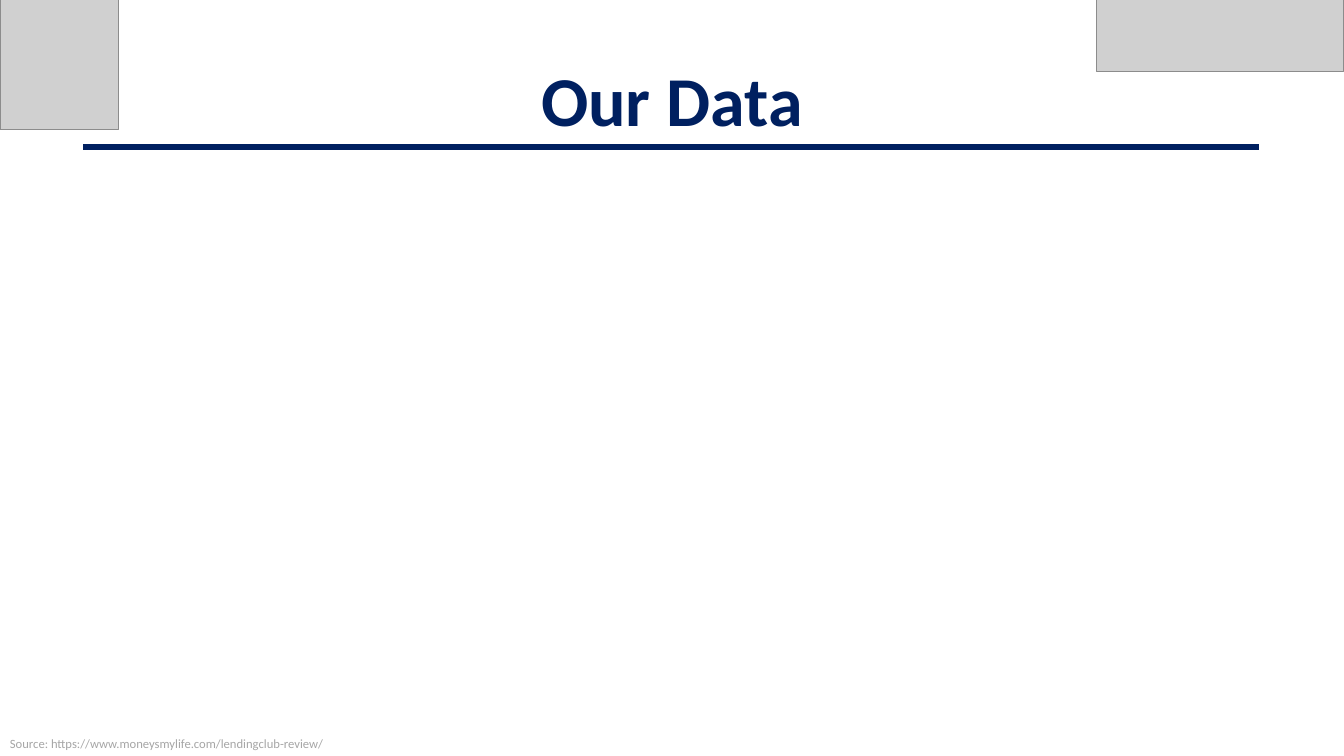
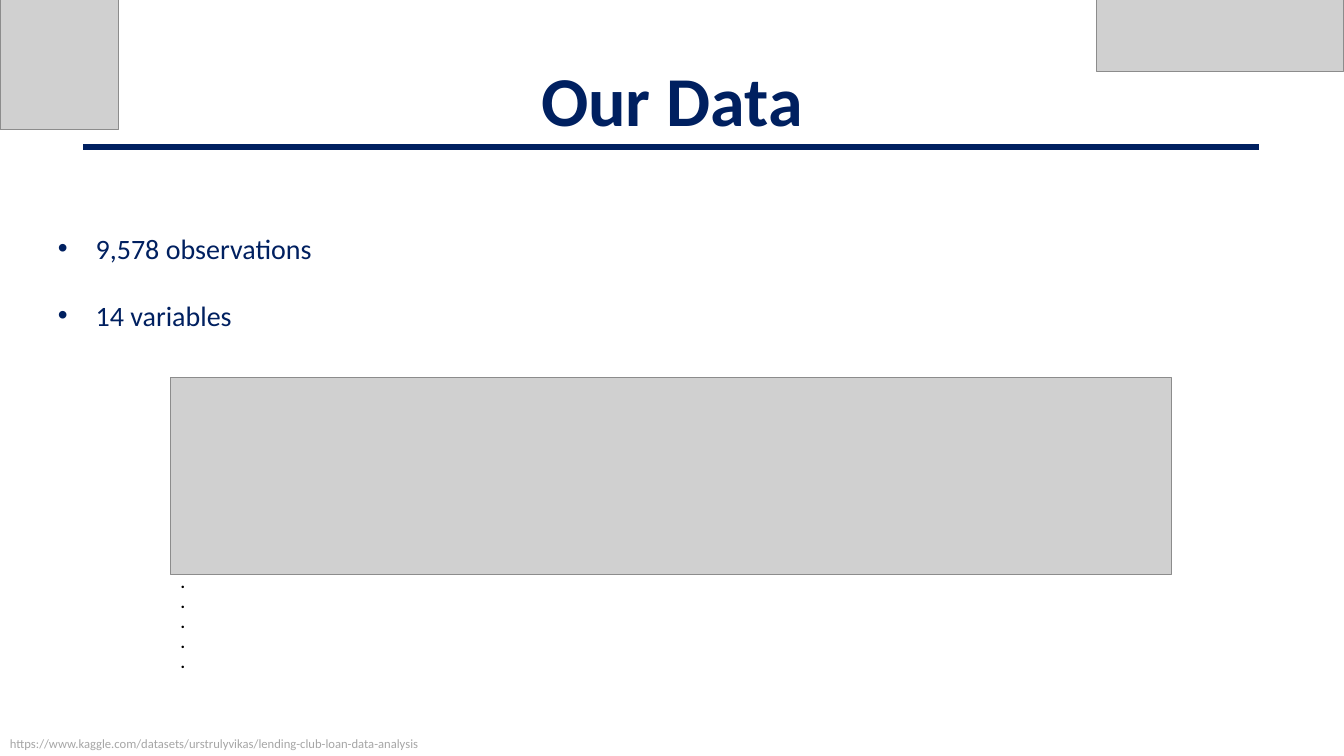
Before and after one commit to jschild01/JMB_DATS_6101, a slide deck: slide 3 of EDA_LendingClub_Slides_Shell.pptx. Drawn at 1344x756 pixels with LibreOffice and Linux fonts; fonts in the diff are those of the drawing; grey boxes stand for pictures. Boxes give left, top, right and bottom in pixels: in the first picture for what was removed or moved away, otherwise in the second. Text is boxed around its words. In the diff, an @@ line names an element or a change of style, - is before the commit and + after.

Commit message:
Jon's slides
Updated with Jon's slides

```diff
--- a/EDA_LendingClub_Slides_Shell.pptx
+++ b/EDA_LendingClub_Slides_Shell.pptx
@@ text added at (96,239,312,327), 20 pt, text #002060 @@
+• 9,578 observations
+• 14 variables
@@ picture added at (170,378,1172,575) @@
@@ text added at (170,567,351,679), 12 pt, text #000000, bold @@
+.
+.
+.
+.
+.
@@ text at (10,739,418,750): text changed @@
-Source: https://www.moneysmylife.com/lendingclub-review/
+https://www.kaggle.com/datasets/urstrulyvikas/lending-club-loan-data-analysis
```
Also in this commit, not shown: 1 other slide changed, 3 slides added, 5 slides removed.
